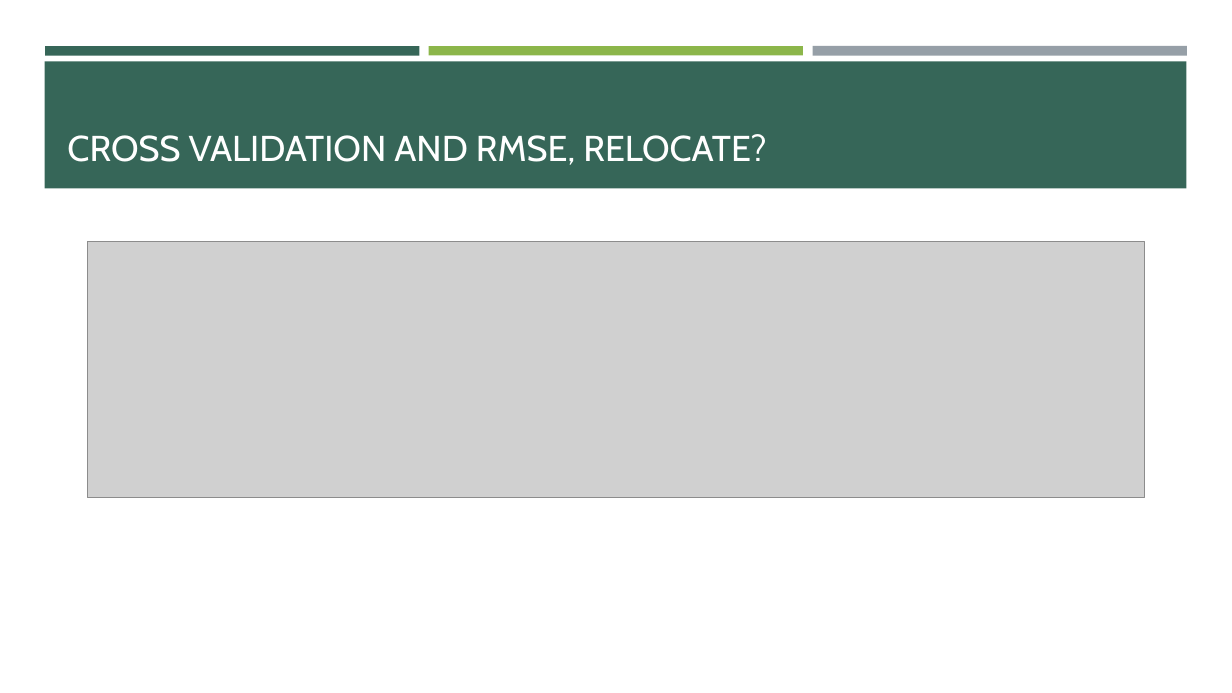
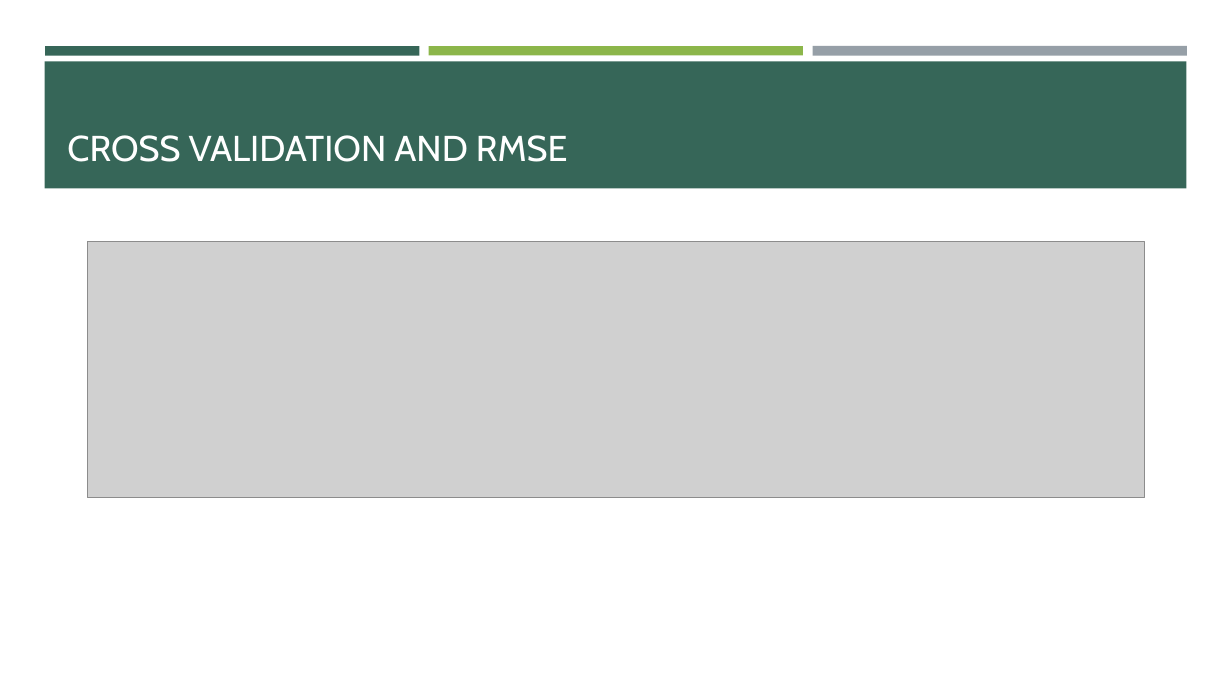
Before and after one commit to haverga/project_04, a slide deck: slide 20 of p4_slides.pptx. Drawn at 1232x693 pixels with LibreOffice and Linux fonts; fonts in the diff are those of the drawing; grey boxes stand for pictures. Boxes give left, top, right and bottom in pixels: in the first picture for what was removed or moved away, otherwise in the second. Text is boxed around its words. In the diff, an @@ line names an element or a change of style, - is before the commit and + after.

```diff
--- a/p4_slides.pptx
+++ b/p4_slides.pptx
@@ title at box(67, 135, 568, 162): text changed @@
-CROSS VALIDATION AND RMSE, RELOCATE?
+CROSS VALIDATION AND RMSE
```
Also in this commit, not shown: 3 other slides changed, 4 slides removed.
